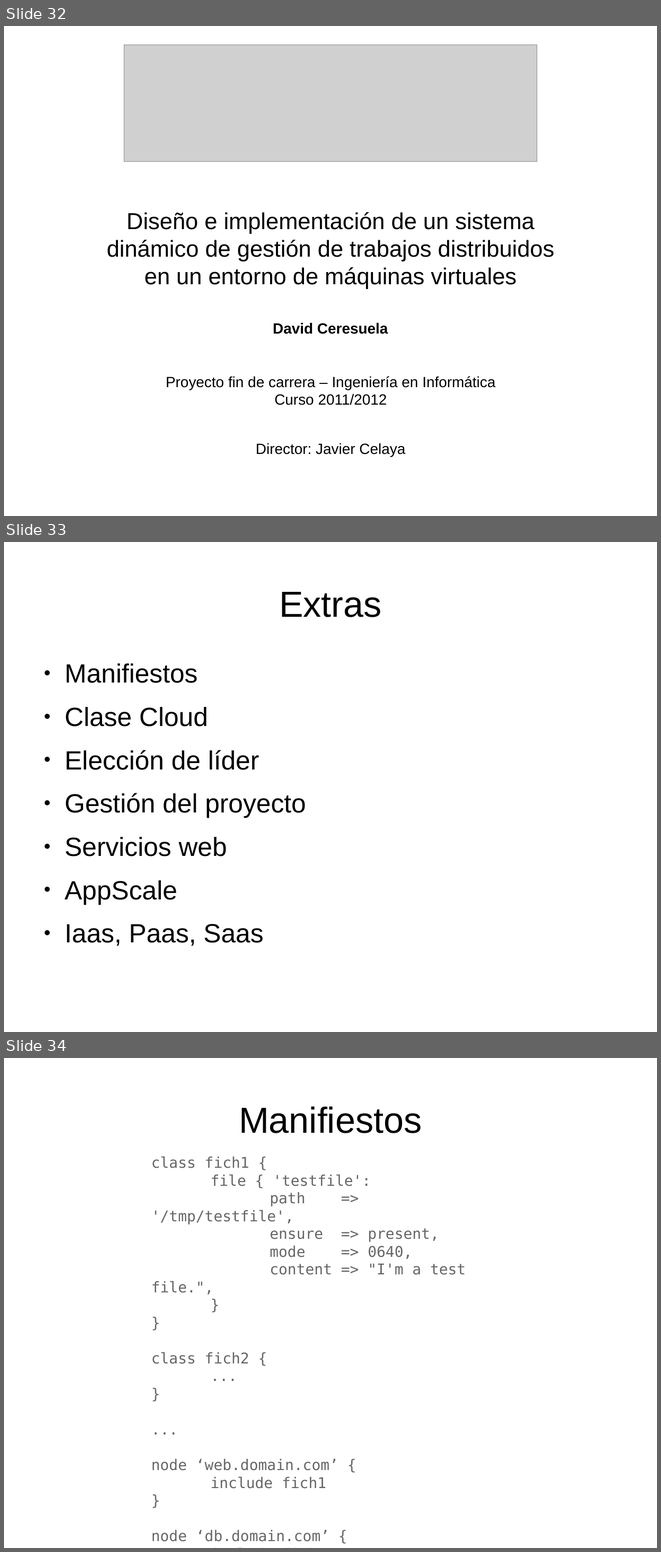
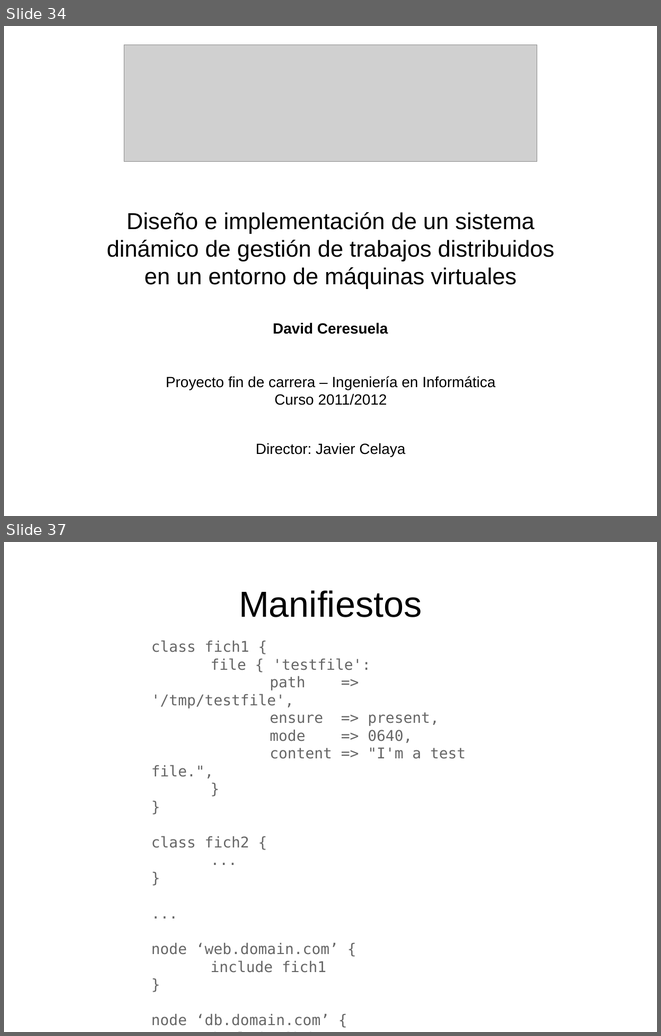
Before and after one commit to dcere/pfc, a slide deck: adm/presentacion/presentacion.odp. Shown one above the other, each under a label of ours: slides 32, 33 and 34 before the commit, slides 34 and 37 after it; the slides between them are not shown. The pictures are 661x1552 and 661x1036 pixels, drawn with LibreOffice and Linux fonts; fonts in the diff are those of the drawing; grey boxes stand for pictures. Boxes give left, top, right and bottom in pixels: in the first picture for what was removed or moved away, otherwise in the second. Text is boxed around its words. In the diff, an @@ line names an element or a change of style, - is before the commit and + after.

```diff
--- a/adm/presentacion/presentacion.odp
+++ b/adm/presentacion/presentacion.odp
@@ slide 33 removed at [4,542,657,1032], background #FFFFFF @@
@@ title removed at [279,592,381,617] @@
-Extras
@@ text removed at [64,663,306,946] @@
-● Manifiestos
-● Clase Cloud
-● Elección de líder
-● Gestión del proyecto
-● Servicios web
-● AppScale
-● Iaas, Paas, Saas
@@ what was slide 32 is now slide 34 @@
@@ what was slide 34 is now slide 37 @@
```
Also in this commit, not shown: 3 slides changed, 2 slides added, 1 other file.
